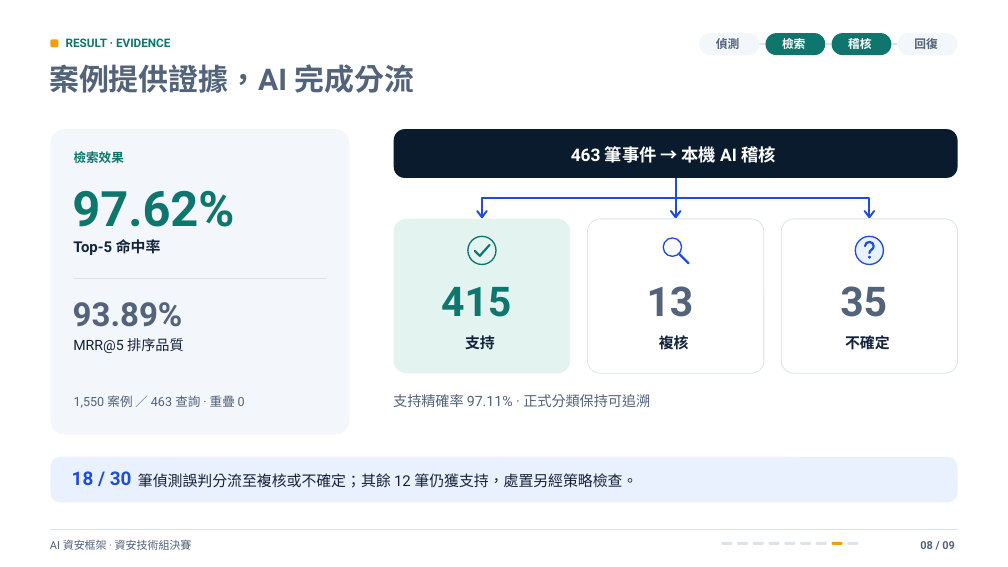
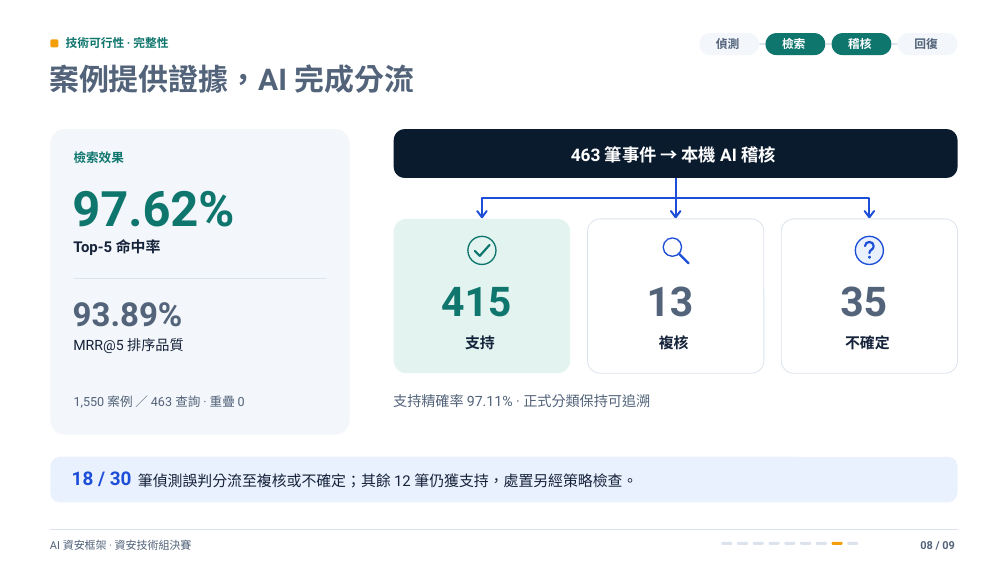
Before and after one commit to Lily09-project/innoserve-competition, a slide deck: slide 8 of deliverables/決賽簡報_AI資安框架.pptx. Drawn at 1008x567 pixels with LibreOffice and Linux fonts; fonts in the diff are those of the drawing. Boxes give left, top, right and bottom in pixels: in the first picture for what was removed or moved away, otherwise in the second. Text is boxed around its words. In the diff, an @@ line names an element or a change of style, - is before the commit and + after.

```diff
--- a/deliverables/決賽簡報_AI資安框架.pptx
+++ b/deliverables/決賽簡報_AI資安框架.pptx
@@ text at <box>66,35,168,51</box>: text changed @@
-RESULT · EVIDENCE
+技術可行性 · 完整性
```
Also in this commit, not shown: 5 other slides changed, 34 other files.
